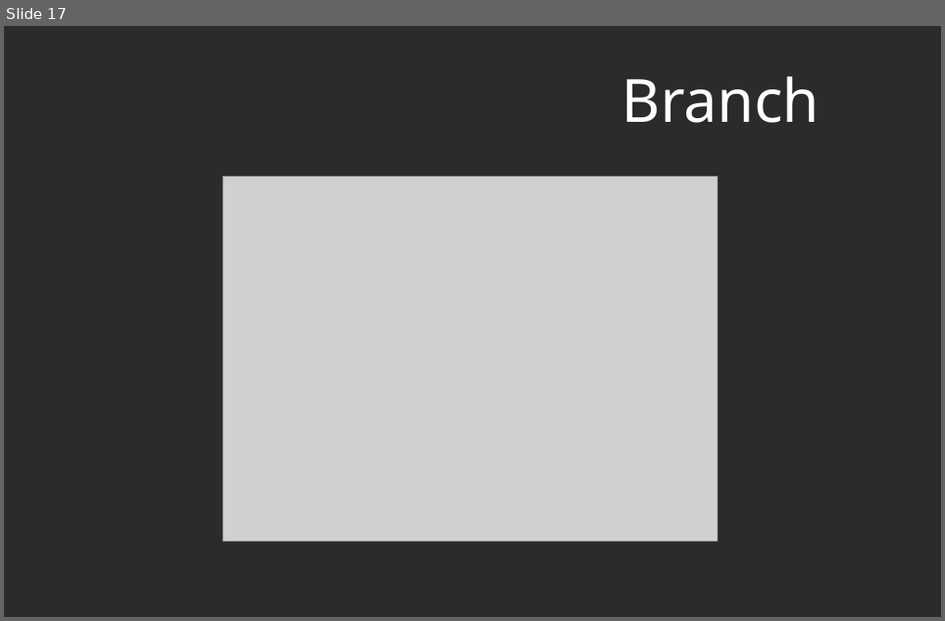
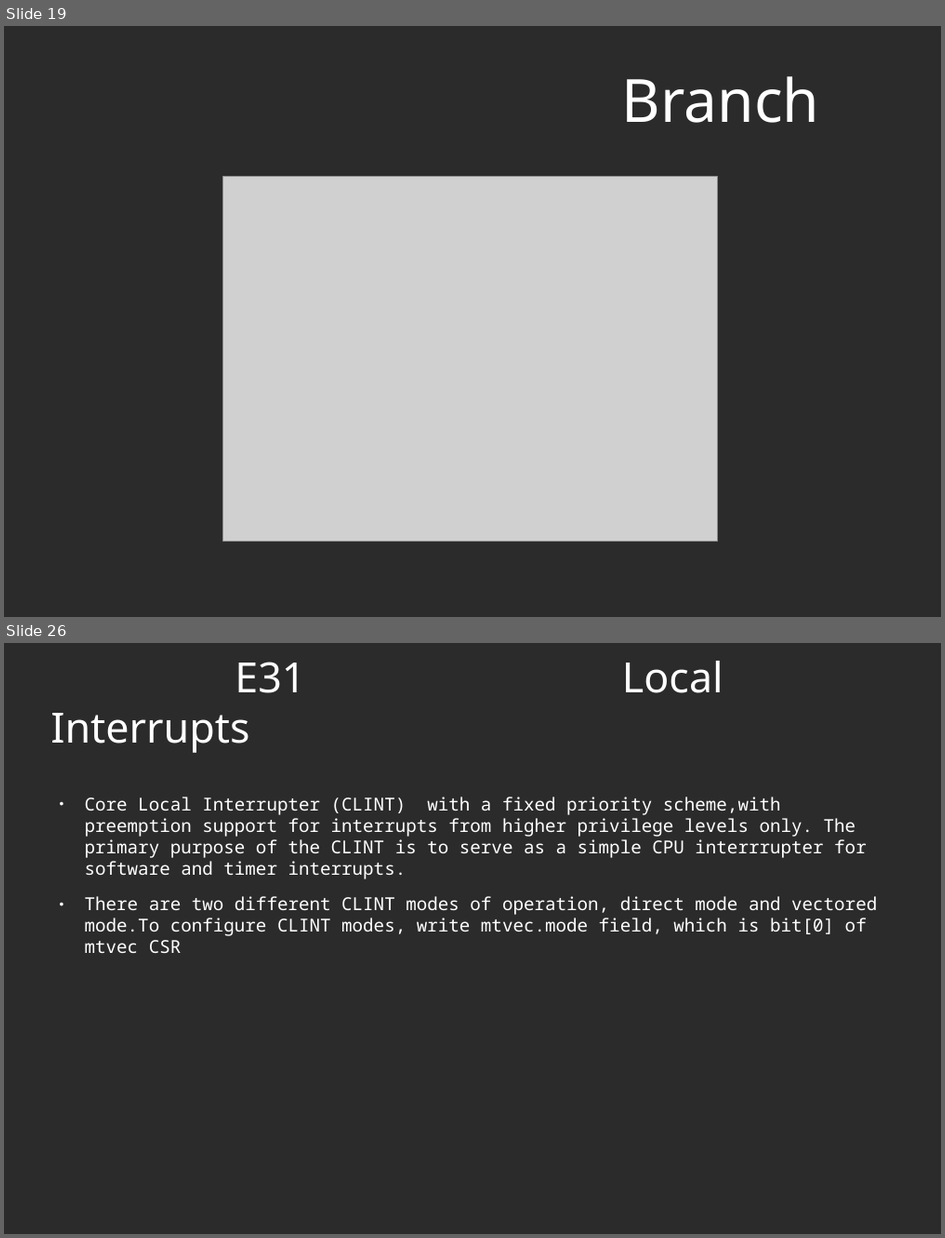
Before and after one commit to murthuja1708/desd_class, a slide deck: RISCV.odp. Shown one above the other, each under a label of ours: slide 17 before the commit, slides 19 and 26 after it; the slides between them are not shown. The pictures are 945x621 and 945x1238 pixels, drawn with LibreOffice and Linux fonts; fonts in the diff are those of the drawing; grey boxes stand for pictures; background and template pictures are left out; a plain dark background stands for a picture behind light text. Boxes give left, top, right and bottom in pixels: in the first picture for what was removed or moved away, otherwise in the second. Text is boxed around its words. In the diff, an @@ line names an element or a change of style, - is before the commit and + after.

Commit message:
added interrupt slides and also created separate slides for sifive interrupts and interrupts from risc-v specification

```diff
--- a/RISCV.odp
+++ b/RISCV.odp
@@ slide 26 added at [4, 643, 941, 1234], background picture (left out) @@
@@ title added at [235, 661, 724, 693], 42 pt, text #FFFFFF @@
+E31 Local Interrupts
@@ text added at [85, 796, 877, 953], 18 pt, text #FFFFFF @@
+● Core Local Interrupter (CLINT) with a fixed priority scheme,with preemption support for interrupts from higher privilege levels only. The primary purpose of the CLINT is to serve as a simple CPU interrrupter for software and timer interrupts.
+● There are two different CLINT modes of operation, direct mode and vectored mode.To configure CLINT modes, write mtvec.mode field, which is bit[0] of mtvec CSR
@@ what was slide 17 is now slide 19 @@
```
Also in this commit, not shown: 16 slides changed, 7 other slides added, 5 slides removed.
